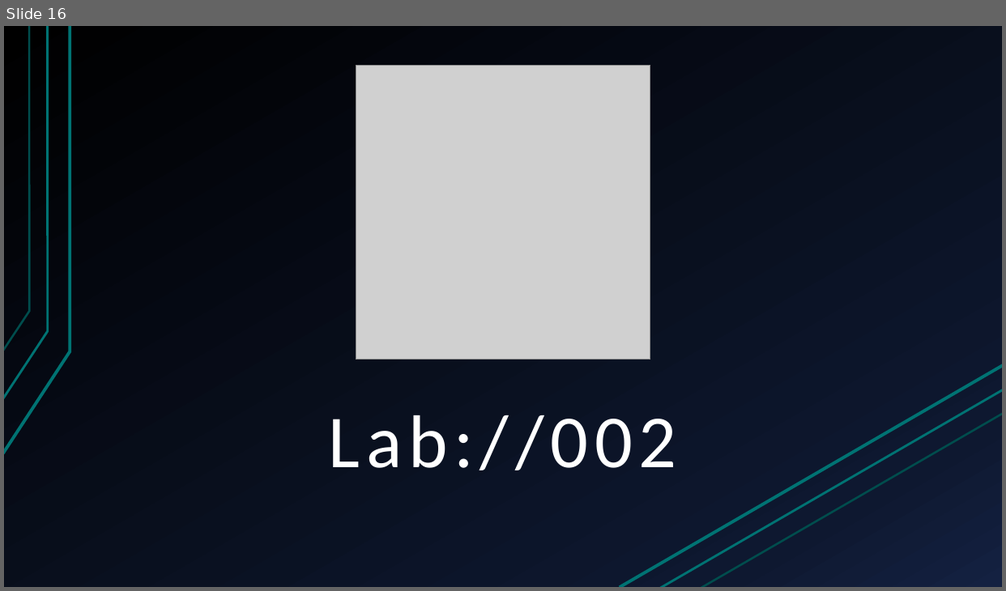
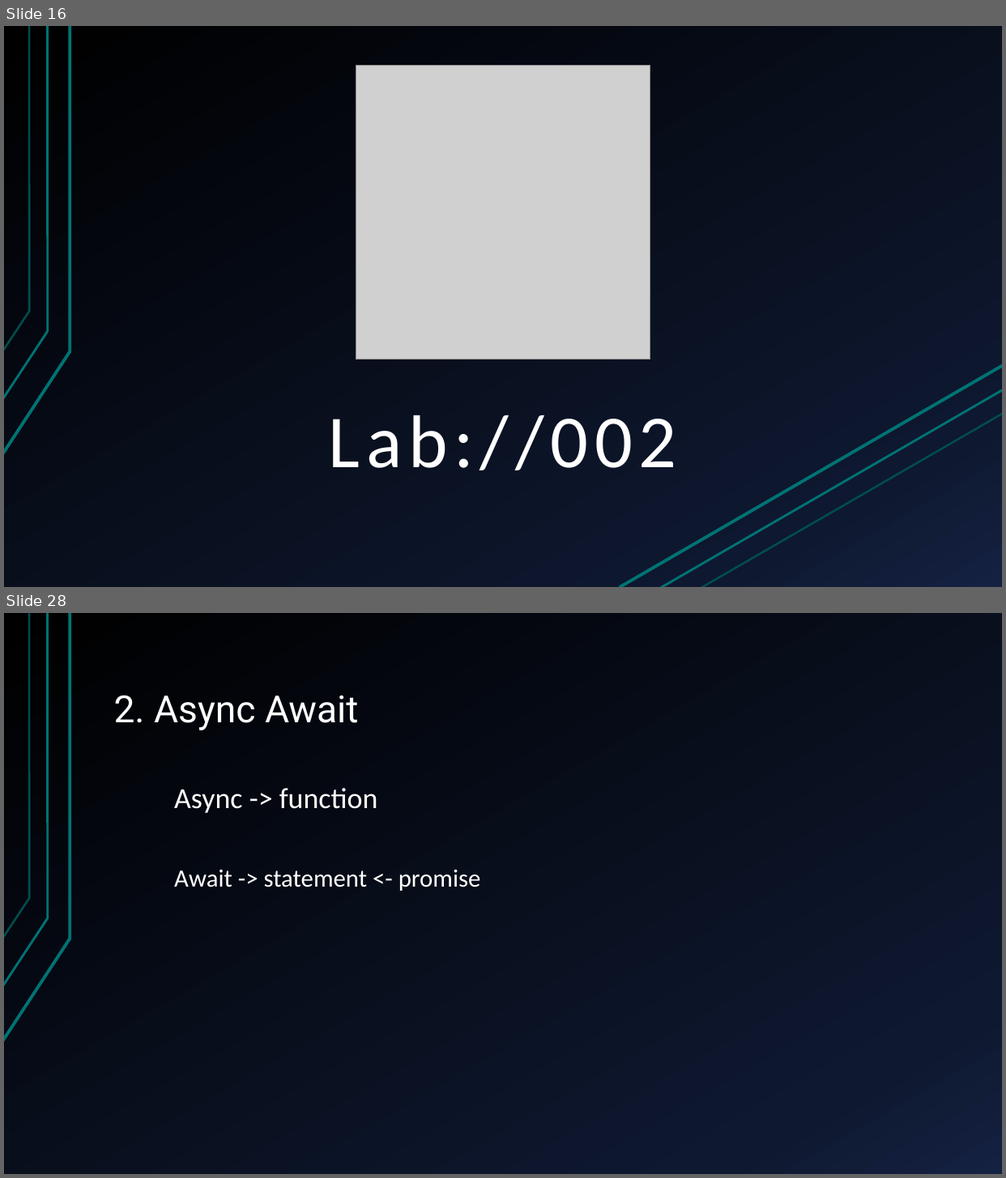
Before and after one commit to tomhero/PG-Team-Modern-JS-Practices, a slide deck: Modern JavaScript.pptx. Shown one above the other, each under a label of ours: slide 16 before the commit, slides 16 and 28 after it; the slides between them are not shown. The pictures are 1006x591 and 1006x1178 pixels, drawn with LibreOffice and Linux fonts; fonts in the diff are those of the drawing; grey boxes stand for pictures. Boxes give left, top, right and bottom in pixels: in the first picture for what was removed or moved away, otherwise in the second. Text is boxed around its words. In the diff, an @@ line names an element or a change of style, - is before the commit and + after.

```diff
--- a/Modern JavaScript.pptx
+++ b/Modern JavaScript.pptx
@@ slide 28 added at (4,613,1002,1174), background gradient #000000 to #0F1931 to #142242; not listed: 3 template elements that a slide beside it also shows @@
@@ title added at (114,695,359,730), 36 pt, text #FFFFFF @@
+2. Async Await
@@ text added at (174,788,378,813), 28 pt, text #FFFFFF @@
+Async -> function
@@ text added at (174,870,481,891), 24 pt, text #FFFFFF @@
+Await -> statement <- promise
```
Also in this commit, not shown: 17 other slides added.
